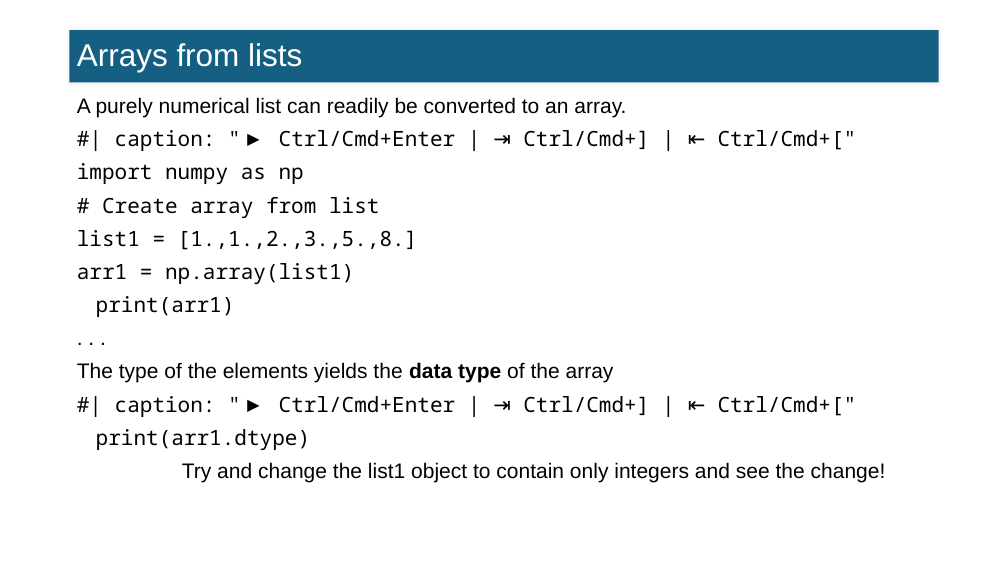
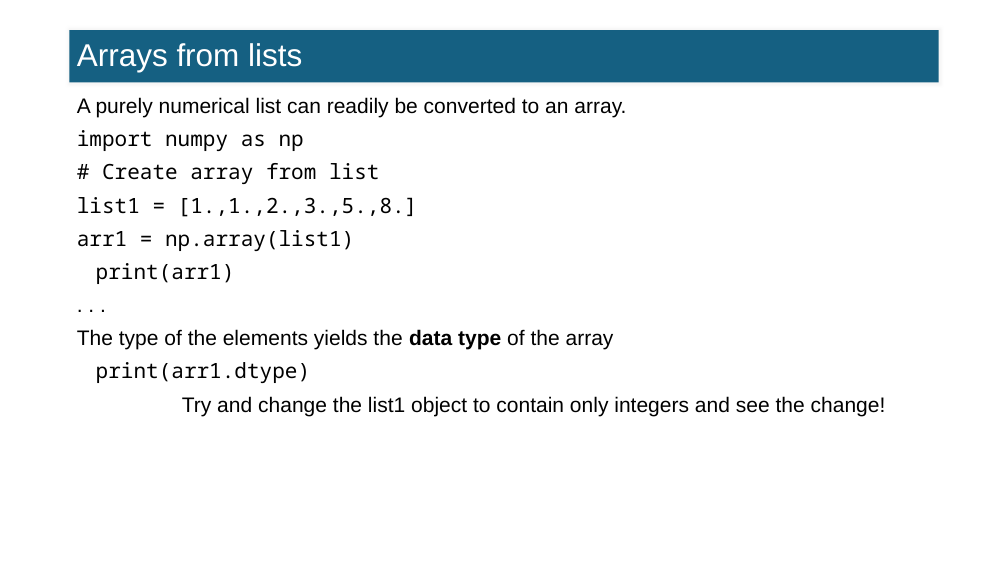
Before and after one commit to FTurci/intro-coding-data-analysis, a slide deck: slide 8 of slides/07_intro_numpy_slides.pptx. Drawn at 1008x567 pixels with LibreOffice and Linux fonts; fonts in the diff are those of the drawing. Boxes give left, top, right and bottom in pixels: in the first picture for what was removed or moved away, otherwise in the second. Text is boxed around its words. In the diff, an @@ line names an element or a change of style, - is before the commit and + after.

```diff
--- a/slides/07_intro_numpy_slides.pptx
+++ b/slides/07_intro_numpy_slides.pptx
@@ text at (77,130,418,284): text changed @@
-#| caption: "▶ Ctrl/Cmd+Enter | ⇥ Ctrl/Cmd+] | ⇤ Ctrl/Cmd+["
-import numpy as np
-# Create array from list
-list1 = [1.,1.,2.,3.,5.,8.]
-arr1 = np.array(list1)
-print(arr1)
+import numpy as np
+# Create array from list
+list1 = [1.,1.,2.,3.,5.,8.]
+arr1 = np.array(list1)
+print(arr1)
@@ text at (96,362,310,383): text changed @@
-#| caption: "▶ Ctrl/Cmd+Enter | ⇥ Ctrl/Cmd+] | ⇤ Ctrl/Cmd+["
-print(arr1.dtype)
+print(arr1.dtype)
```
Also in this commit, not shown: 9 other slides changed, 55 other files.
